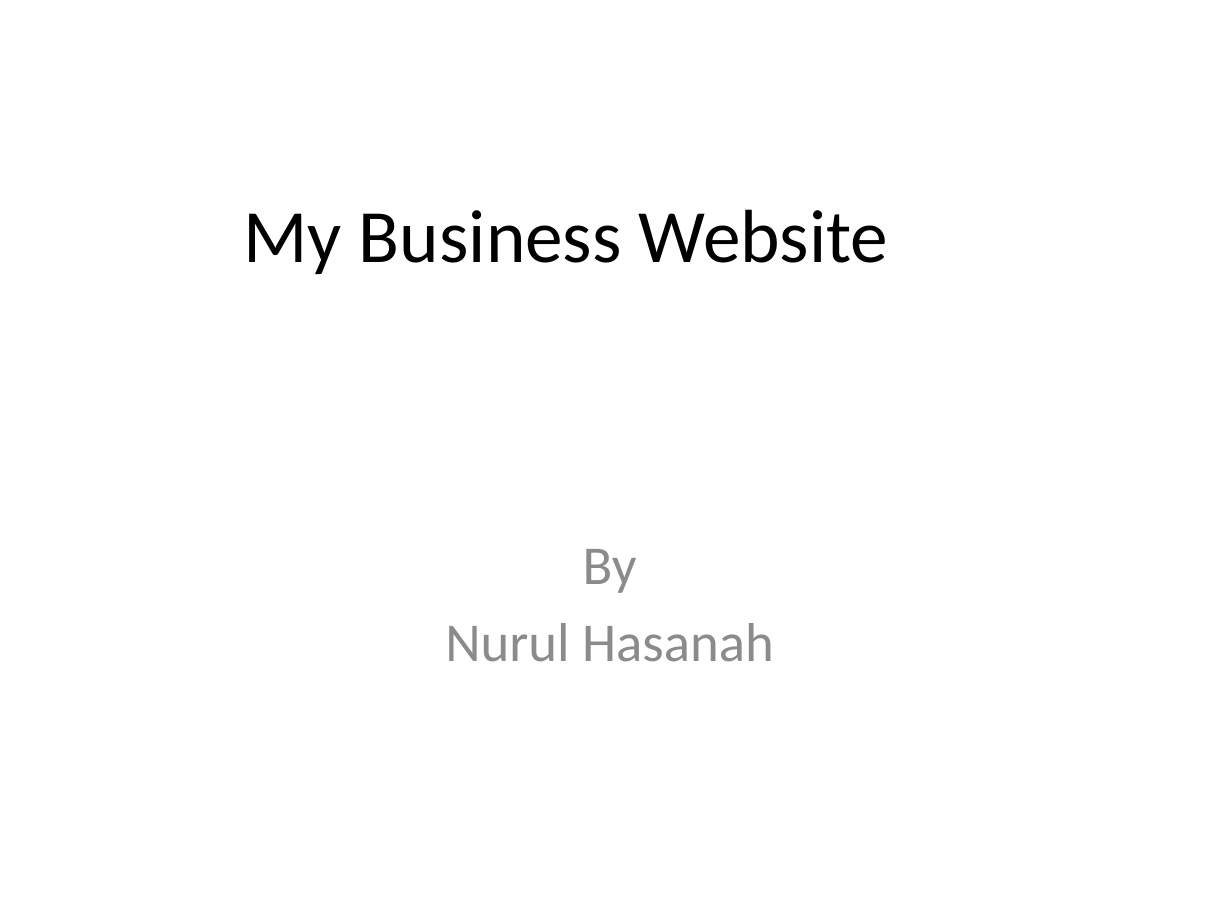
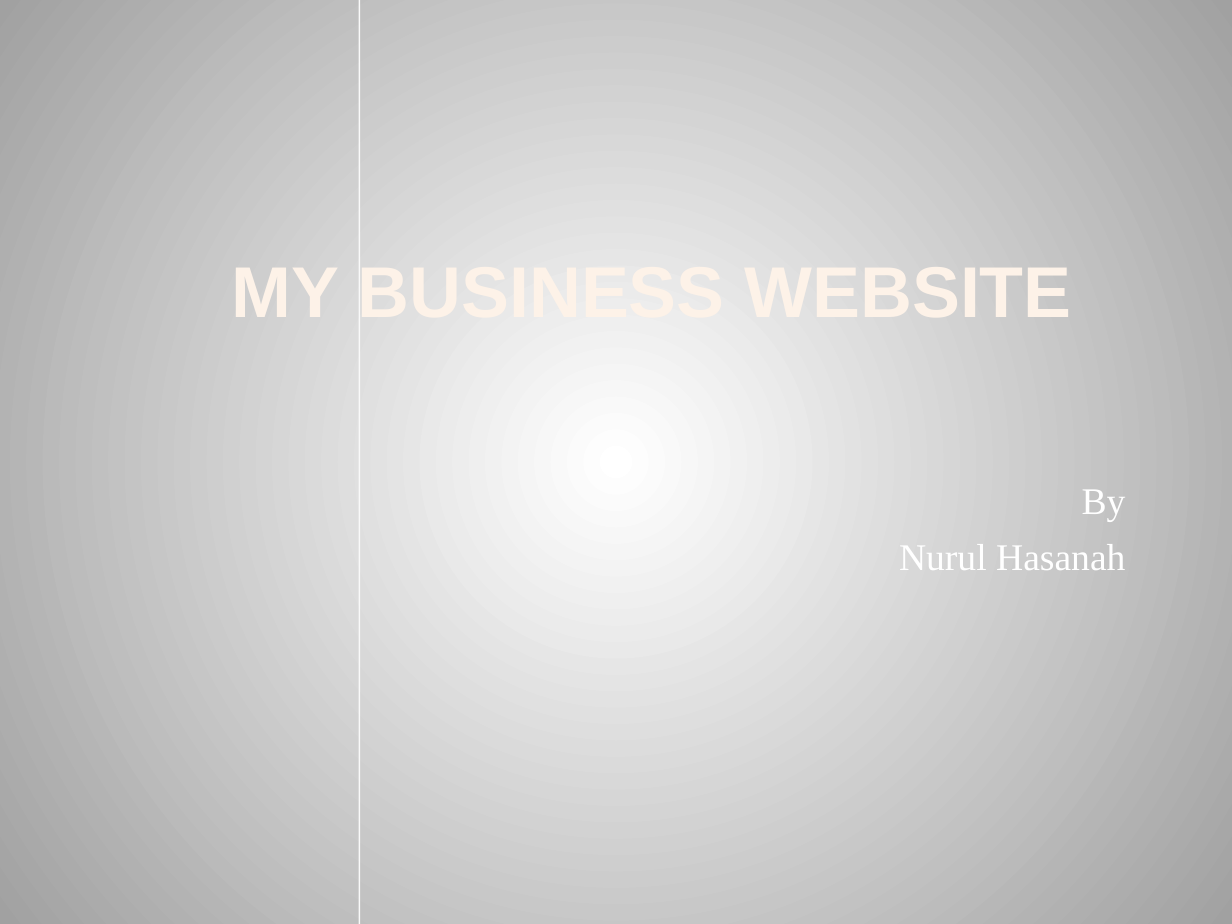
Before and after one commit to nurulhasanah2681/nurulhasanah2607.github.io, a slide deck: slide 1 of PRESENTASI WEBSITE.pptx. Drawn at 1232x924 pixels with LibreOffice and Linux fonts; fonts in the diff are those of the drawing; background and template pictures are left out. Boxes give left, top, right and bottom in pixels: in the first picture for what was removed or moved away, otherwise in the second. Text is boxed around its words. In the diff, an @@ line names an element or a change of style, - is before the commit and + after.

```diff
--- a/PRESENTASI WEBSITE.pptx
+++ b/PRESENTASI WEBSITE.pptx
@@ background #FFFFFF to gradient #FFFFFF to #A2A2A2 @@
@@ line added from (360, 924) to (360, 0), #F9F9F9 0.9 pt @@
@@ title "MY BUSINESS WEBSITE" at box(231, 252, 1072, 332): vertical alignment middle to bottom @@
@@ title at box(231, 252, 1072, 332): text changed; size 44 to 42 pt; font Calibri to Arial; text colour #000000 to gradient #FEF7F1 to #FEF3E8 to #FBCF9C to #F9B94C; bold on @@
-My Business Website
+MY BUSINESS WEBSITE
@@ subtitle "By": place and size @@
-subtitle "By" at box(445, 549, 774, 662)
+subtitle "By" at box(899, 490, 1126, 570)
@@ subtitle "By" at box(899, 490, 1126, 570): size 32 to 22 pt, font Calibri to Times New Roman, text colour #8C8C8C to #FFFFFF; alignment centre to right @@
```
Also in this commit, not shown: 2 other slides changed, 1 slide added, 1 slide removed, 14 other files.
